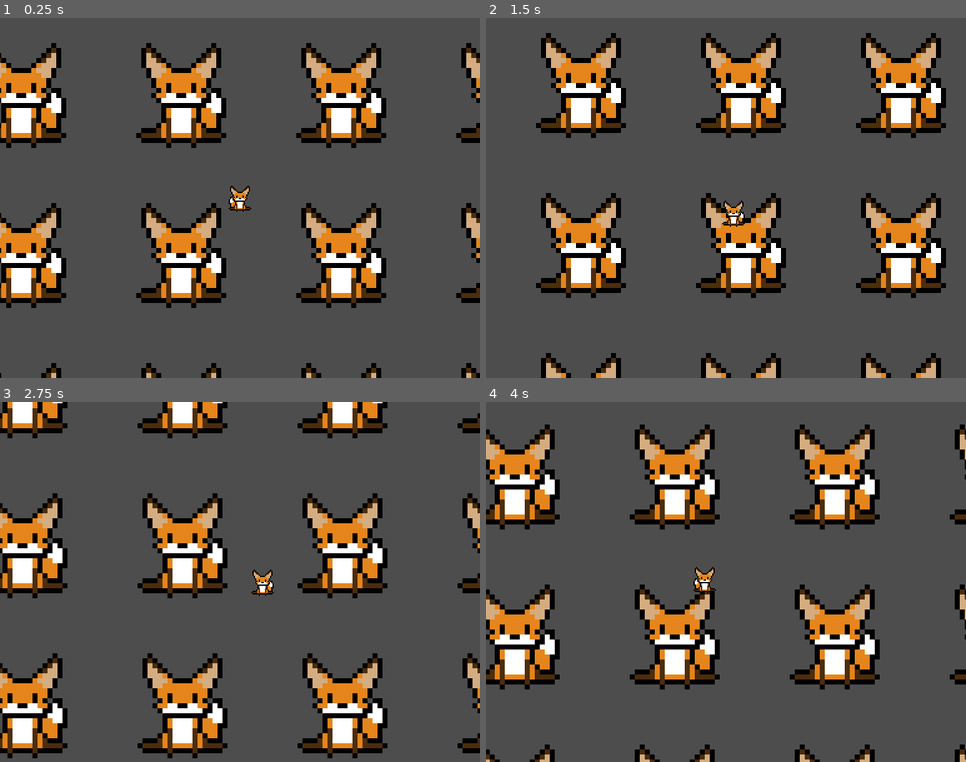
Above: before the commit, frames 1-4 (two rows, left to right).
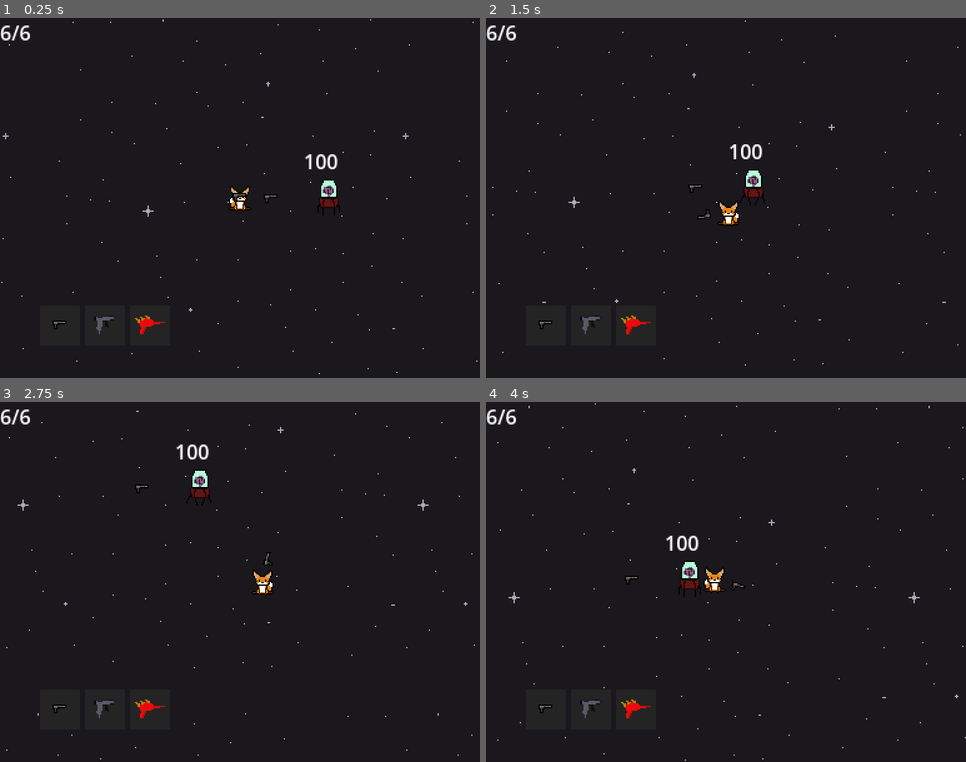
Above: after the commit, the same moments.

Repository: GrayOloB/VoidSpace
Game: Godot game, scene res://Scenes/main.tscn
The game is run twice, just before and just after one commit, with the same random seed, the same clock (stepped at 60 frames per second) and the same inputs.
Inputs (mouse positions are in pixels of both pictures, inside the frame that each line leads up to):
- Up to frame 1 (0.25 s): no input
- Up to frame 2 (1.5 s): tap Enter at 0.5 s; move the mouse to (831, 180) at 0.52 s; hold D (right) 0.53-1.28 s; tap Alt at 0.6 s; click (831, 180) at 0.67 s; move the mouse to (630, 216) at 1.27 s; hold S (down) from 1.28 s (still down); tap Shift at 1.35 s; click (630, 216) at 1.42 s
- Up to frame 3 (2.75 s): move the mouse to (288, 502) at 2.02 s; release S (down) at 2.03 s; hold D (right) from 2.03 s (still down); tap Alt at 2.1 s; click (288, 502) at 2.17 s
- Up to frame 4 (4 s): move the mouse to (702, 654) at 2.77 s; release D (right) at 2.78 s; hold W (up) 2.78-3.53 s; tap Shift at 2.85 s; click (702, 654) at 2.92 s; move the mouse to (870, 636) at 3.52 s; hold A (left) from 3.53 s (still down); tap Alt at 3.6 s; click (870, 636) at 3.67 s

The runs differ from the first frame. In frame 1, 100% of the frame differs, in the area x 0-100%, y 0-100%; in frame 2, 100%; in frame 3, 100%; in frame 4, 100%.

Commit message:
Uploaded last commit in entirely wrong place

Diff:
--- /dev/null
+++ b/Scenes/ItemSlot.tscn
@@ -0,0 +1,15 @@
+[gd_scene format=3 uid="uid://dt18iyl8xhwvi"]
+
+[node name="TextureRect" type="TextureRect" unique_id=952216617]
+z_index = 1
+custom_minimum_size = Vector2(32, 32)
+offset_right = 32.0
+offset_bottom = 32.0
+metadata/_edit_group_ = true
+
+[node name="ColorRect" type="ColorRect" parent="." unique_id=999912994]
+z_index = -1
+layout_mode = 0
+offset_right = 32.0
+offset_bottom = 32.0
+color = Color(0.14333999, 0.14333999, 0.14333999, 1)
--- /dev/null
+++ b/Scenes/Scenes.tscn
@@ -0,0 +1,3 @@
+[gd_scene format=3 uid="uid://omd40pl0jwai"]
+
+[node name="Scenes" type="Node2D" unique_id=424712946]
--- /dev/null
+++ b/Scenes/Weapon.tscn
@@ -0,0 +1,27 @@
+[gd_scene format=3 uid="uid://bjyuo4pummxqb"]
+
+[ext_resource type="Script" uid="uid://hxrop75x516l" path="res://Script/weapon.gd" id="1_sw2lr"]
+[ext_resource type="PackedScene" uid="uid://bc85c0swa07k8" path="res://Scenes/bullet.tscn" id="2_lstme"]
+[ext_resource type="Texture2D" uid="uid://dnv8cd0cxx2xq" path="res://Art/Weapons/centeredGun.png" id="3_lstme"]
+
+[sub_resource type="RectangleShape2D" id="RectangleShape2D_sw2lr"]
+size = Vector2(11.5, 7.5)
+
+[node name="Weapon" type="Node2D" unique_id=1371974587]
+script = ExtResource("1_sw2lr")
+bullet = ExtResource("2_lstme")
+
+[node name="Sprite2D" type="Sprite2D" parent="." unique_id=1984289734]
+texture = ExtResource("3_lstme")
+
+[node name="Area2D" type="Area2D" parent="." unique_id=1026643368]
+
+[node name="CollisionShape2D" type="CollisionShape2D" parent="Area2D" unique_id=856064809]
+position = Vector2(-0.75, -0.75)
+shape = SubResource("RectangleShape2D_sw2lr")
+
+[node name="tip" type="Marker2D" parent="." unique_id=1740042207]
+position = Vector2(2, -2.5)
+
+[node name="reloadTimer" type="Timer" parent="." unique_id=123679317]
+one_shot = true
--- /dev/null
+++ b/Scenes/bullet.tscn
@@ -0,0 +1,33 @@
+[gd_scene format=3 uid="uid://bc85c0swa07k8"]
+
+[ext_resource type="Script" uid="uid://bye417ls5frlr" path="res://Script/bullet.gd" id="1_oduel"]
+[ext_resource type="Texture2D" uid="uid://03j6qhuf5o7o" path="res://Art/bullet.png" id="2_oduel"]
+[ext_resource type="AudioStream" uid="uid://b4k7x5fknc52m" path="res://Sounds/mixkit-short-laser-gun-shot-1670.wav" id="3_ycag2"]
+
+[sub_resource type="RectangleShape2D" id="RectangleShape2D_4mw4s"]
+size = Vector2(7, 4)
+
+[node name="bullet" type="Area2D" unique_id=1874888147]
+z_index = -1
+collision_mask = 2
+script = ExtResource("1_oduel")
+
+[node name="CollisionShape2D" type="CollisionShape2D" parent="." unique_id=2136425064]
+position = Vector2(-0.5, 0)
+shape = SubResource("RectangleShape2D_4mw4s")
+
+[node name="Sprite2D" type="Sprite2D" parent="." unique_id=1130016275]
+texture = ExtResource("2_oduel")
+
+[node name="Timer" type="Timer" parent="." unique_id=277233884]
+wait_time = 15.0
+one_shot = true
+autostart = true
+
+[node name="sound" type="AudioStreamPlayer2D" parent="." unique_id=1923713641]
+stream = ExtResource("3_ycag2")
+volume_db = -1.0
+autoplay = true
+
+[connection signal="body_entered" from="." to="." method="_on_body_entered"]
+[connection signal="timeout" from="Timer" to="." method="_on_timer_timeout"]
--- /dev/null
+++ b/Scenes/enemy.gd
@@ -0,0 +1,25 @@
+extends CharacterBody2D
+
+var HP = 100
+
+# Called when the node enters the scene tree for the first time.
+func _ready() -> void:
+	$HP.text = str(HP)
+	$AnimatedSprite2D.play("default")
+	pass # Replace with function body.
+
+
+# Called every frame. 'delta' is the elapsed time since the previous frame.
+func _process(delta: float) -> void:
+	pass
+
+func damage(DMG):
+	HP = HP - DMG
+	$HP.text = str(HP)
+	#print(str(HP))
+	#print("OW")
+	if HP <= 0 :
+		die()
+func die():
+	queue_free()
+	pass
--- /dev/null
+++ b/Scenes/enemy.tscn
@@ -0,0 +1,46 @@
+[gd_scene format=3 uid="uid://dhdbgvv53dmqq"]
+
+[ext_resource type="Texture2D" uid="uid://bl45u7sj4ow3g" path="res://Art/brainiac-1.png.png" id="1_4gyqm"]
+[ext_resource type="Script" uid="uid://b3rplyy2aawfd" path="res://Scenes/enemy.gd" id="1_afpow"]
+[ext_resource type="Texture2D" uid="uid://cvui6e3g32gbv" path="res://Art/brainiac-2.png.png" id="2_qi2p4"]
+
+[sub_resource type="CapsuleShape2D" id="CapsuleShape2D_afpow"]
+height = 32.0
+
+[sub_resource type="ShaderMaterial" id="ShaderMaterial_afpow"]
+resource_local_to_scene = true
+
+[sub_resource type="SpriteFrames" id="SpriteFrames_epg4t"]
+animations = [{
+"frames": [{
+"duration": 1.0,
+"texture": ExtResource("1_4gyqm")
+}, {
+"duration": 1.0,
+"texture": ExtResource("2_qi2p4")
+}],
+"loop": true,
+"name": &"default",
+"speed": 2.0
+}]
+
+[node name="Enemy" type="CharacterBody2D" unique_id=1526071805]
+collision_layer = 3
+script = ExtResource("1_afpow")
+
+[node name="CollisionShape2D" type="CollisionShape2D" parent="." unique_id=341920710]
+shape = SubResource("CapsuleShape2D_afpow")
+
+[node name="AnimatedSprite2D" type="AnimatedSprite2D" parent="." unique_id=602762523]
+material = SubResource("ShaderMaterial_afpow")
+sprite_frames = SubResource("SpriteFrames_epg4t")
+frame_progress = 0.23138437
+
+[node name="HP" type="Label" parent="." unique_id=539922144]
+offset_left = -20.0
+offset_top = -41.0
+offset_right = 20.0
+offset_bottom = -18.0
+text = "HP"
+
+[node name="AnimationPlayer" type="AnimationPlayer" parent="." unique_id=1942105472]
--- /dev/null
+++ b/Scenes/hitFlash.gdshader
@@ -0,0 +1,14 @@
+shader_type canvas_item;
+
+void vertex() {
+	// Called for every vertex the material is visible on.
+}
+
+void fragment() {
+	// Called for every pixel the material is visible on.
+}
+
+//void light() {
+//	// Called for every pixel for every light affecting the CanvasItem.
+//	// Uncomment to replace the default light processing function with this one.
+//}
--- a/Scenes/inventory.tscn
+++ b/Scenes/inventory.tscn
@@ -1,19 +1,26 @@
 [gd_scene format=3 uid="uid://cu3dx2a877xy1"]
 
 [ext_resource type="Script" uid="uid://82chhlul5db2" path="res://Script/inventory.gd" id="1_wdn4f"]
+[ext_resource type="PackedScene" uid="uid://dt18iyl8xhwvi" path="res://Scenes/ItemSlot.tscn" id="2_k5gp2"]
 
 [node name="Inventory" type="CanvasLayer" unique_id=600788114]
 script = ExtResource("1_wdn4f")
+slot = ExtResource("2_k5gp2")
 
-[node name="TextureRect" type="TextureRect" parent="." unique_id=523929102]
-offset_left = 120.0
-offset_top = 51.0
-offset_right = 152.0
-offset_bottom = 83.0
-metadata/_edit_group_ = true
+[node name="hotbar" type="GridContainer" parent="." unique_id=1623463752]
+anchors_preset = 7
+anchor_left = 0.5
+anchor_top = 1.0
+anchor_right = 0.5
+anchor_bottom = 1.0
+offset_left = -160.0
+offset_top = -58.0
+offset_right = 160.0
+offset_bottom = -26.0
+grow_horizontal = 2
+grow_vertical = 0
+columns = 10
 
-[node name="ColorRect" type="ColorRect" parent="TextureRect" unique_id=382311671]
-layout_mode = 0
-offset_right = 32.0
-offset_bottom = 32.0
-color = Color(0.14333999, 0.14333999, 0.14333999, 1)
+[node name="Label" type="Label" parent="." unique_id=1834473866]
+offset_right = 40.0
+offset_bottom = 23.0
--- a/Scenes/main.tscn
+++ b/Scenes/main.tscn
@@ -1,21 +1,33 @@
 [gd_scene format=3 uid="uid://c4wefgmmgkadt"]
 
 [ext_resource type="PackedScene" uid="uid://ckudr8chj1kgo" path="res://Scenes/Player.tscn" id="1_jjgbg"]
-[ext_resource type="Texture2D" uid="uid://b5kscx6yvsv7a" path="res://Art/32x32Fox.png" id="2_bo1nx"]
+[ext_resource type="PackedScene" uid="uid://bjyuo4pummxqb" path="res://Scenes/Weapon.tscn" id="1_jjvhh"]
+[ext_resource type="Script" uid="uid://bgplnrv8n6nvx" path="res://Script/main.gd" id="1_kry3j"]
 [ext_resource type="PackedScene" uid="uid://cu3dx2a877xy1" path="res://Scenes/inventory.tscn" id="3_8gbba"]
+[ext_resource type="Texture2D" uid="uid://dimqu1y7gauo3" path="res://Art/space.png" id="5_kry3j"]
+[ext_resource type="PackedScene" uid="uid://cqwpkl8lnk12f" path="res://Scenes/enemy.tscn" id="6_21xkr"]
 
 [node name="Main" type="Node2D" unique_id=1681652560]
+script = ExtResource("1_kry3j")
+weap = ExtResource("1_jjvhh")
 
 [node name="Player" parent="." unique_id=1545094889 instance=ExtResource("1_jjgbg")]
 
-[node name="TextureRect" type="TextureRect" parent="." unique_id=1805544106]
-z_index = -1
-offset_left = -623.0
-offset_top = -532.0
-offset_right = 602.0
-offset_bottom = 453.0
-scale = Vector2(4, 4)
-texture = ExtResource("2_bo1nx")
-stretch_mode = 1
+[node name="Inventory" parent="." unique_id=1854652183 instance=ExtResource("3_8gbba")]
 
-[node name="Inventory" parent="." unique_id=1854652183 instance=ExtResource("3_8gbba")]
+[node name="Weapon" parent="." unique_id=1371974587 instance=ExtResource("1_jjvhh")]
+position = Vector2(25, 1)
+
+[node name="SpaceBackground" type="Parallax2D" parent="." unique_id=89980816]
+z_index = -6
+repeat_size = Vector2(320, 320)
+autoscroll = Vector2(1, 1)
+repeat_times = 4
+metadata/_edit_group_ = true
+metadata/_edit_lock_ = true
+
+[node name="Sprite2D" type="Sprite2D" parent="SpaceBackground" unique_id=863798367]
+texture = ExtResource("5_kry3j")
+
+[node name="Enemy" parent="." unique_id=1526071805 instance=ExtResource("6_21xkr")]
+position = Vector2(71, 0)
--- /dev/null
+++ b/Script/bullet.gd
@@ -0,0 +1,26 @@
+extends Area2D
+var speed = 300
+var DMG = 1
+# Called when the node enters the scene tree for the first time.
+func _ready() -> void:
+	$sound.pitch_scale = randf_range(0.85, 1.15)
+	pass # Replace with function body.
+
+
+# Called every frame. 'delta' is the elapsed time since the previous frame.
+func _process(delta: float) -> void:
+	position += transform.x * speed * delta
+	pass
+
+func _on_timer_timeout() -> void:
+	queue_free()
+	pass # Replace with function body.
+
+
+
+
+func _on_body_entered(body: Node2D) -> void:
+	#print(str(body))
+	if body.has_method("damage"):
+		body.damage(DMG)
+	queue_free()
--- a/Script/glob_vars.gd
+++ b/Script/glob_vars.gd
@@ -2,7 +2,26 @@
 
 var gameState = "Start"
 var difficulty = 0
+var weapons = [
+	{ #MASTER LIST OF WEAPONS IN THE GAME
+		"Name" : "Pistol", "DMG" : 1.5, "RL" : 1, "MAG" : 6, "WAIT" : 0.2,
+		"IMG" : preload("res://Art/Weapons/centeredGun.png")
+	},
+	{ #MASTER LIST OF WEAPONS IN THE GAME
+		"Name" : "SMG", "DMG" : 1, "RL" : 2, "MAG" : 12, "WAIT" : 0.05,
+		"IMG" : preload("res://Art/Weapons/laser gun1-1.png (1).png")
+	},
+	{ #MASTER LIST OF WEAPONS IN THE GAME
+		"Name" : "Laser Gun", "DMG" : 5, "RL" : 5, "MAG" : 5, "WAIT" : 1,
+		"IMG" : preload("res://Art/Weapons/laser gun1-1.png.png")
+	},
+	]
+var currentweap = []
+	#CONTAINS PLAYER'S WEAPON INVENTORY
 
+var activeWeap = "Pistol"
+var ammoC = 6
+var magS = 6
 # Called when the node enters the scene tree for the first time.
 func _ready() -> void:
 	pass # Replace with function body.
--- a/Script/inventory.gd
+++ b/Script/inventory.gd
@@ -1,14 +1,20 @@
 extends CanvasLayer
 var isOpen = false
+@export var slot : PackedScene
+var hotbarList = []
 
 # Called when the node enters the scene tree for the first time.
 func _ready() -> void:
-	hide()
-	pass # Replace with function body.
+	for i in 3 :
+		createSlot()
 
+	hotbarUpdate()
+	pass # Replace with function ody.
 
 # Called every frame. 'delta' is the elapsed time since the previous frame.
 func _process(delta: float) -> void:
+	ammoCounter()
+	hotbarUpdate()
 	if Input.is_action_just_pressed("inventory"):
 		isOpen = !isOpen
 		if isOpen:
@@ -16,3 +22,29 @@
 		else:
 			hide()
 	pass
+
+func createSlot():
+	var joebiden
+	joebiden = slot.instantiate()
+	$hotbar.add_child(joebiden)
+	hotbarList.append(joebiden)
+	pass
+func hotbarUpdate():
+	if hotbarList.size() == 0:
+		return
+
+	for j in hotbarList.size():
+		if j < GlobVars.currentweap.size():
+			var wpon_name = GlobVars.currentweap[j]
+			for weapon_data in GlobVars.weapons:
+				if weapon_data["Name"] == wpon_name:
+					hotbarList[j].texture = weapon_data["IMG"]
+					break
+		else:
+			hotbarList[j].texture = null
+
+func ammoCounter():
+	if GlobVars.ammoC > -1 :
+		$Label.text = str(GlobVars.ammoC) + "/" + str(GlobVars.magS)
+	else :
+		$Label.text = "Reloading"
--- /dev/null
+++ b/Script/main.gd
@@ -0,0 +1,25 @@
+extends Node2D
+@export var weap : PackedScene
+
+# Called when the node enters the scene tree for the first time.
+func _ready() -> void:
+	newWeapon($Player, "Pistol")
+	newWeapon($Player, "SMG")
+	newWeapon($Player, "Laser Gun")
+	pass # Replace with function body.
+
+# Called every frame. 'delta' is the elapsed time since the previous frame.
+func _process(delta: float) -> void:
+	pass
+
+func newWeapon(owner, type):
+	var placeholder = weap.instantiate()
+	if owner.name == "Player" and type in GlobVars.currentweap:
+		return
+	if owner.name == "Player":
+		GlobVars.currentweap.append(type)
+
+	placeholder.weapOwner = owner
+	placeholder.wpType = type
+	owner.add_child(placeholder)
+	pass
--- a/Script/player.gd
+++ b/Script/player.gd
@@ -19,8 +19,13 @@
 		vel.y -= 1
 	if Input.is_action_pressed("down"):
 		vel.y += 1
-
+	if Input.is_action_just_pressed("one"):
+		GlobVars.activeWeap = GlobVars.currentweap[0]
+	if Input.is_action_just_pressed("two"):
+		GlobVars.activeWeap = GlobVars.currentweap[1]
+	if Input.is_action_just_pressed("three"):
+		GlobVars.activeWeap = GlobVars.currentweap[2]
 	velocity = vel * playerSpeed
 	move_and_slide()
-	print(position)
+	#print(position)
 	pass
--- /dev/null
+++ b/Script/weapon.gd
@@ -0,0 +1,92 @@
+extends Node2D
+var dmg = 1
+var reloadTime = 6
+var magSize = 12
+var radius = 20
+var weapOwner = null
+var wpType = "Pistol"
+var pulledData = null
+
+var is_reloading = false
+var shootCooldown = 1
+var shootTrue = true
+@export var bullet : PackedScene
+
+# Called when the node enters the scene tree for the first time.
+func _ready() -> void:
+	print(wpType)
+	for i in GlobVars.weapons.size():
+		if GlobVars.weapons[i]["Name"] == wpType:
+			pulledData = GlobVars.weapons[i]
+	if pulledData != null :
+		dmg = pulledData["DMG"]
+		$Sprite2D.texture = pulledData["IMG"]
+		reloadTime = pulledData["RL"]
+		$reloadTimer.wait_time = reloadTime
+		magSize = pulledData["MAG"]
+		shootCooldown = pulledData["WAIT"]
+
+
+
+
+	print(str(magSize))
+
+
+# Called every frame. 'delta' is the elapsed time since the previous frame.
+func _process(delta: float) -> void:
+	if weapOwner == null:
+		return
+	if weapOwner.name == "Player" and GlobVars.activeWeap != wpType:
+		hide()
+		return
+	show()
+	updateGlobal()
+	if weapOwner.name == "Player":
+		var mouse = get_global_mouse_position()
+		position = radius * weapOwner.global_position.direction_to(mouse)
+		look_at(get_global_mouse_position())
+		if Input.is_action_pressed("r"):
+			reload()
+			return
+		if Input.is_action_pressed("leftClick") :
+			shoot()
+		pass
+	pass
+
+func shoot():
+	if shootTrue == false:
+		return
+	if magSize <= 0 or is_reloading == true:
+		reload()
+		return
+	shootTrue = false
+	var bul = bullet.instantiate()
+	get_tree().root.add_child(bul)
+	bul.DMG = dmg
+	bul.global_position = $tip.global_position
+	bul.global_rotation = global_rotation
+	#print("SHOT" + str(magSize))
+	magSize = magSize - 1
+	updateGlobal()
+	await get_tree().create_timer(shootCooldown).timeout
+	shootTrue = true
+	pass
+
+func reload():
+	if is_reloading :
+		return
+
+	is_reloading = true
+
+	$reloadTimer.start()
+	await $reloadTimer.timeout
+	magSize = pulledData["MAG"]
+	is_reloading = false
+	print(str(wpType))
+	updateGlobal()
+func updateGlobal():
+	GlobVars.ammoC = magSize
+	GlobVars.magS = pulledData["MAG"]
+	if is_reloading :
+		GlobVars.ammoC = -1
+	pass
Not shown, added: Scenes/enemy.gd.uid
Not shown, added: Scenes/hitFlash.gdshader.uid
Not shown, added: Script/bullet.gd.uid
Not shown, added: Script/main.gd.uid
Not shown, added: Script/weapon.gd.uid
Not shown, added: Sounds/mixkit-short-laser-gun-shot-1670.wav.import
Not shown, added: Sounds/mixkit-short-laser-gun-shot-1670.wav
